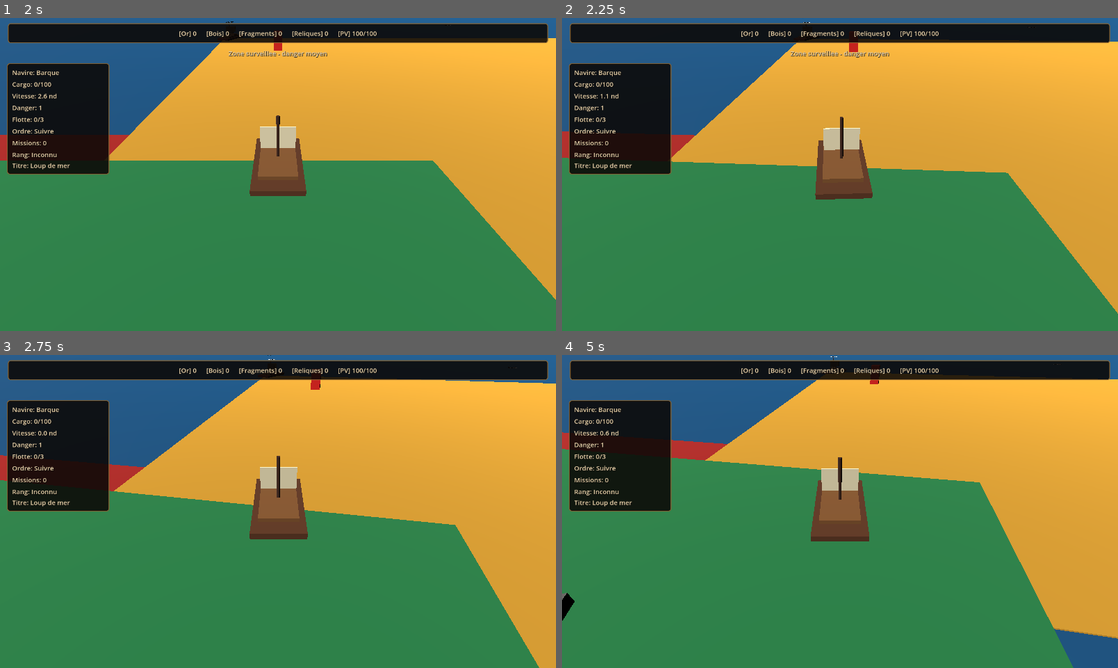
Above: before the commit, frames 1-4 (two rows, left to right).
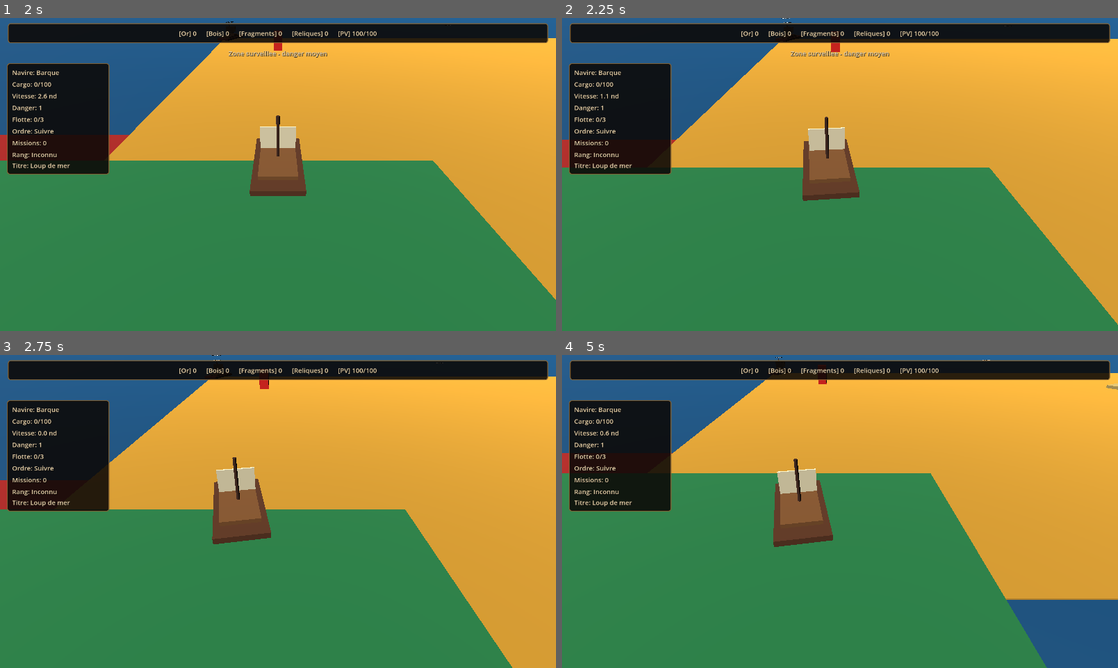
Above: after the commit, the same moments.

Repository: blou132/jeux-pirate
Game: Godot game, scene res://scenes/world/World.tscn
The game is run twice, just before and just after one commit, with the same random seed, the same clock (stepped at 60 frames per second) and the same inputs.
Inputs (mouse positions are in pixels of both pictures, inside the frame that each line leads up to):
- Up to frame 1 (2 s): tap Enter at 0.5 s; move the mouse to (250, 237) at 0.52 s; hold W 0.53-1.25 s; tap R at 0.6 s; click (250, 237) at 0.67 s; drag from (444, 221) to (250, 237) at 1.27 s
- Up to frame 2 (2.25 s): move the mouse to (673, 127) at 2.02 s; hold A from 2.03 s (still down); hold Q from 2.03 s (still down)
- Up to frame 3 (2.75 s): keep holding A; keep holding Q
- Up to frame 4 (5 s): release A at 2.75 s; release Q at 2.75 s; drag from (867, 511) to (673, 464) at 2.77 s; tap Space at 3.5 s; move the mouse to (756, 433) at 3.52 s; hold S 3.53-4.25 s; tap C at 3.6 s; drag from (962, 495) to (756, 433) at 4.27 s

Frame 1 is identical in both runs. In frame 2, 4.4% of the frame differs, in the area x 0-100%, y 0-98%; in frame 3, 11%; in frame 4, 13%, in the area x 0-100%, y 0-100%.

Commit message:
fix: prevent camera from inheriting boat rotation

Diff:
--- a/scripts/camera/PlayerCamera.gd
+++ b/scripts/camera/PlayerCamera.gd
@@ -19,6 +19,7 @@
 var _world_bounds: Node
 var _base_local_offset: Vector3
 var _base_pitch_degrees: float
+var _base_yaw_degrees: float
 var _current_zoom_factor: float = 1.0
 var _target_zoom_factor: float = 1.0
 var _current_look_offset: Vector3 = Vector3.ZERO
@@ -29,6 +30,7 @@
 func _ready() -> void:
 	_base_local_offset = position
 	_base_pitch_degrees = rotation_degrees.x
+	_base_yaw_degrees = rotation_degrees.y
 	_target = _find_follow_target()
 	_world_bounds = _find_world_bounds()
 	top_level = true
@@ -191,7 +193,7 @@
 func _get_desired_rotation() -> Vector3:
 	return Vector3(
 		deg_to_rad(_base_pitch_degrees),
-		_target.global_rotation.y,
+		deg_to_rad(_base_yaw_degrees),
 		0.0
 	)
 
